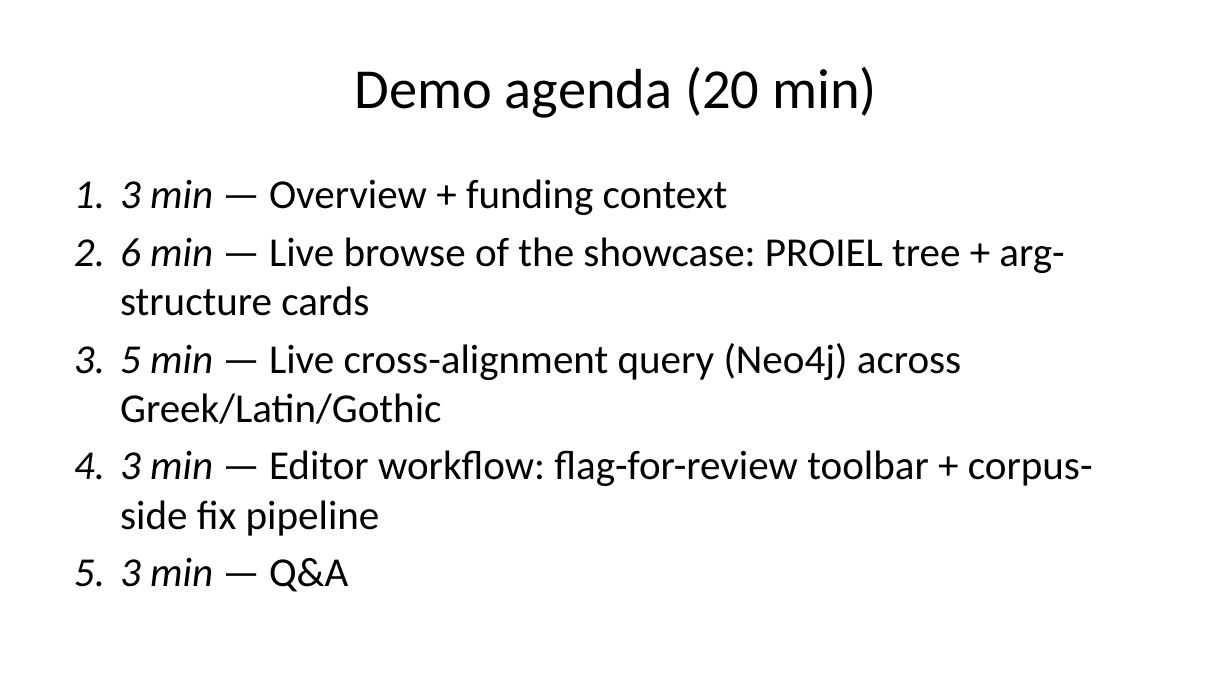
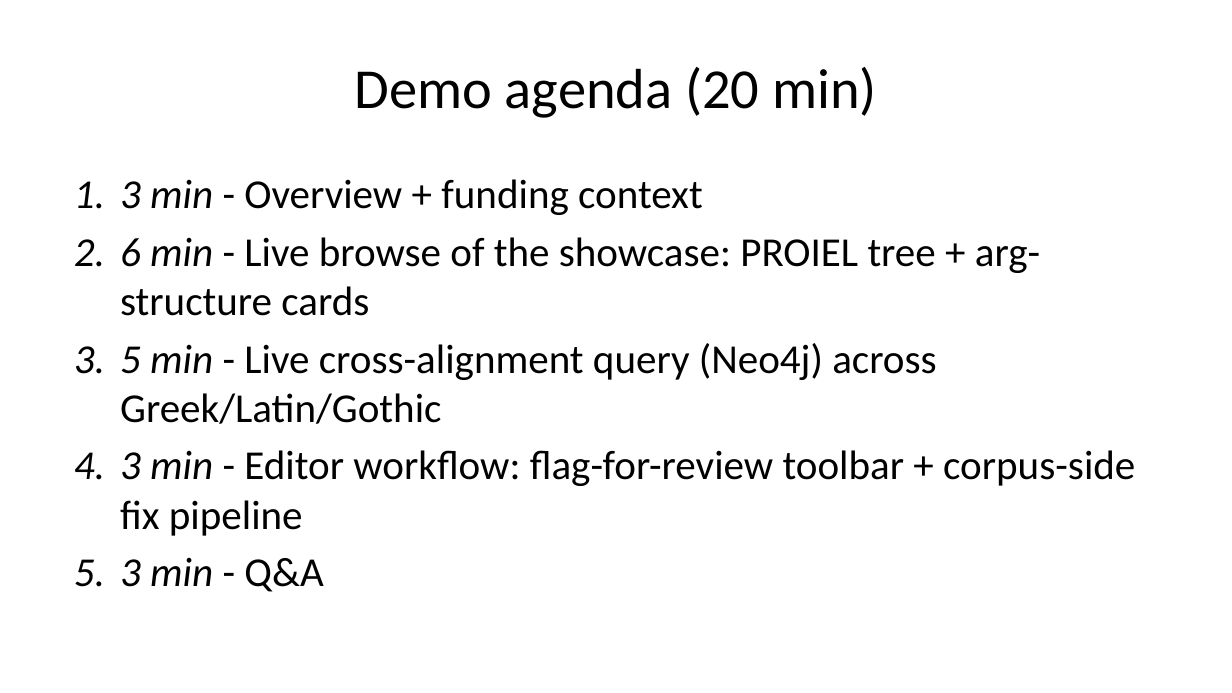
Before and after one commit to AthDGC/AthDGC.github.io, a slide deck: slide 3 of slides/lrec_demo.pptx. Drawn at 1232x693 pixels with LibreOffice and Linux fonts; fonts in the diff are those of the drawing. Boxes give left, top, right and bottom in pixels: in the first picture for what was removed or moved away, otherwise in the second. Text is boxed around its words. In the diff, an @@ line names an element or a change of style, - is before the commit and + after.

```diff
--- a/slides/lrec_demo.pptx
+++ b/slides/lrec_demo.pptx
@@ text at (x1=120, y1=179, x2=1135, y2=592): text changed @@
-1. 3 min — Overview + funding context
-2. 6 min — Live browse of the showcase: PROIEL tree + arg-structure cards
-3. 5 min — Live cross-alignment query (Neo4j) across Greek/Latin/Gothic
-4. 3 min — Editor workflow: flag-for-review toolbar + corpus-side fix pipeline
-5. 3 min — Q&A
+1. 3 min - Overview + funding context
+2. 6 min - Live browse of the showcase: PROIEL tree + arg-structure cards
+3. 5 min - Live cross-alignment query (Neo4j) across Greek/Latin/Gothic
+4. 3 min - Editor workflow: flag-for-review toolbar + corpus-side fix pipeline
+5. 3 min - Q&A
```
Also in this commit, not shown: 6 other slides changed, 21 other files.
